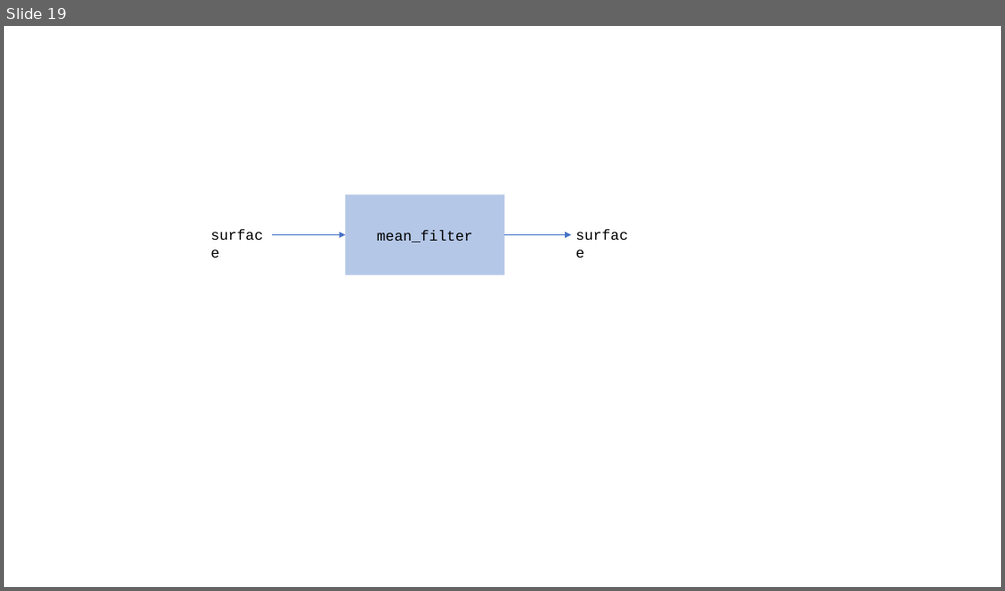
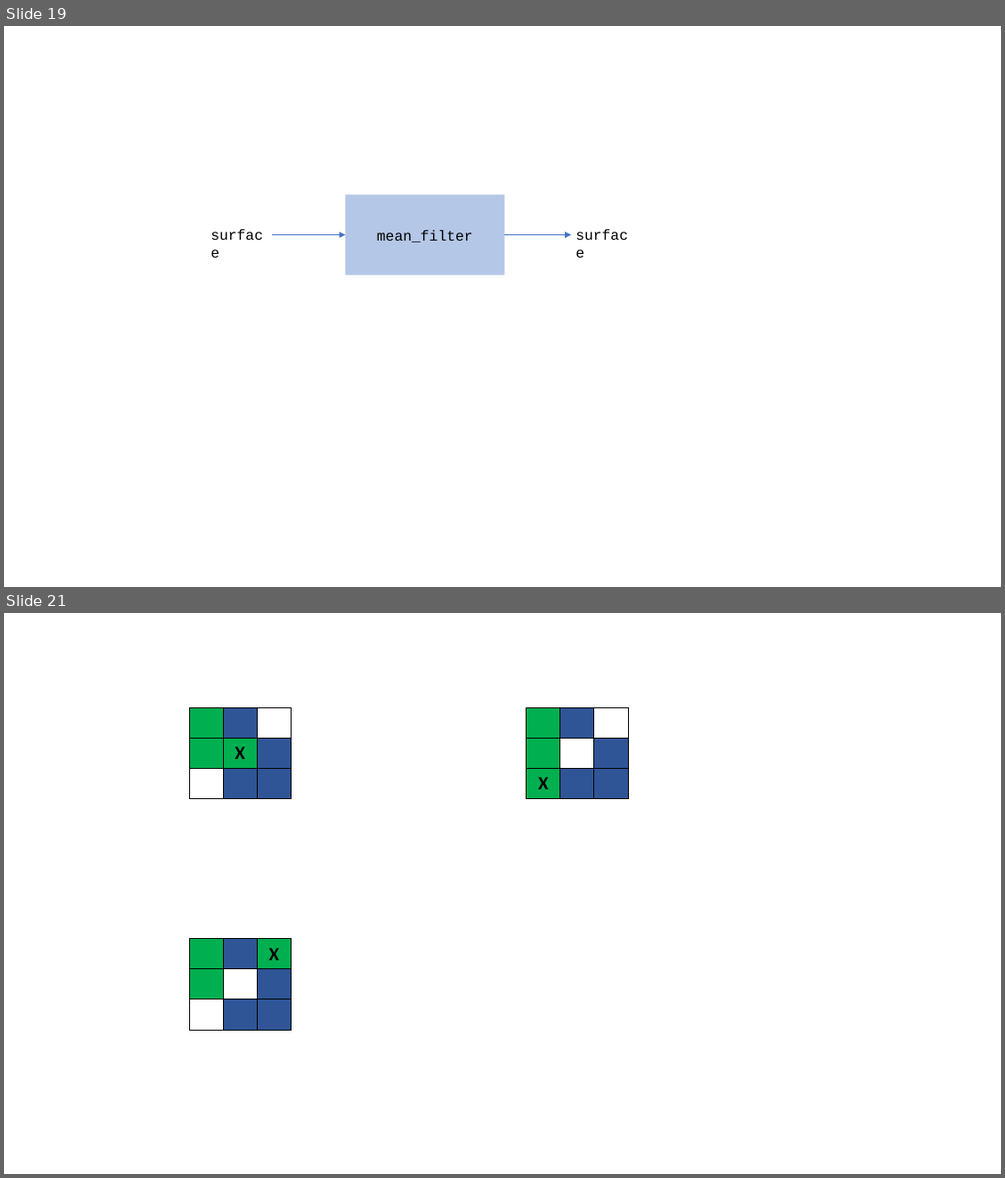
Before and after one commit to edharcourt/CS140, a slide deck: images/pygame_rect_window.pptx. Shown one above the other, each under a label of ours: slide 19 before the commit, slides 19 and 21 after it; the slides between them are not shown. The pictures are 1005x591 and 1005x1178 pixels, drawn with LibreOffice and Linux fonts; fonts in the diff are those of the drawing. Boxes give left, top, right and bottom in pixels: in the first picture for what was removed or moved away, otherwise in the second. Text is boxed around its words. In the diff, an @@ line names an element or a change of style, - is before the commit and + after.

```diff
--- a/images/pygame_rect_window.pptx
+++ b/images/pygame_rect_window.pptx
@@ slide 21 added at box(4, 613, 1001, 1174), background #FFFFFF @@
@@ table added at box(189, 708, 291, 799), 3 rows, 3 columns @@
+ |  | 
+ | X | 
+ |  | 
@@ table added at box(526, 708, 628, 799), 3 rows, 3 columns @@
+ |  | 
+ |  | 
+X |  | 
@@ table added at box(189, 939, 291, 1030), 3 rows, 3 columns @@
+ |  | X
+ |  | 
+ |  | 
```
Also in this commit, not shown: 1 slide changed, 7 other files.
